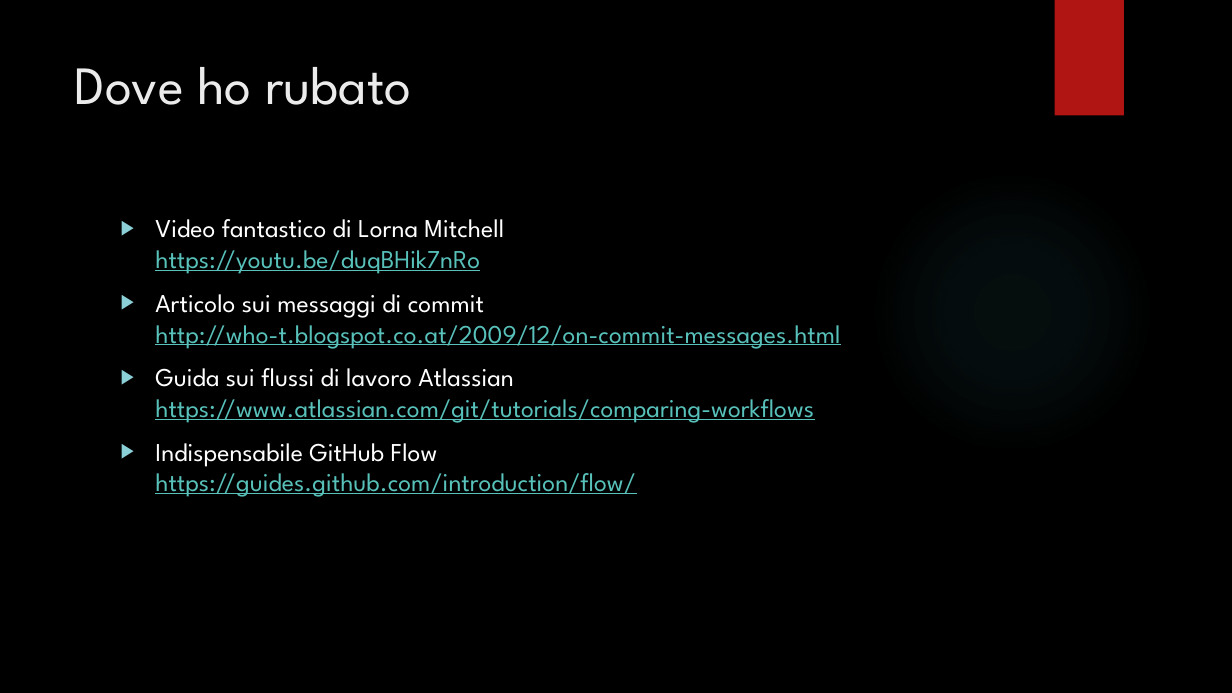
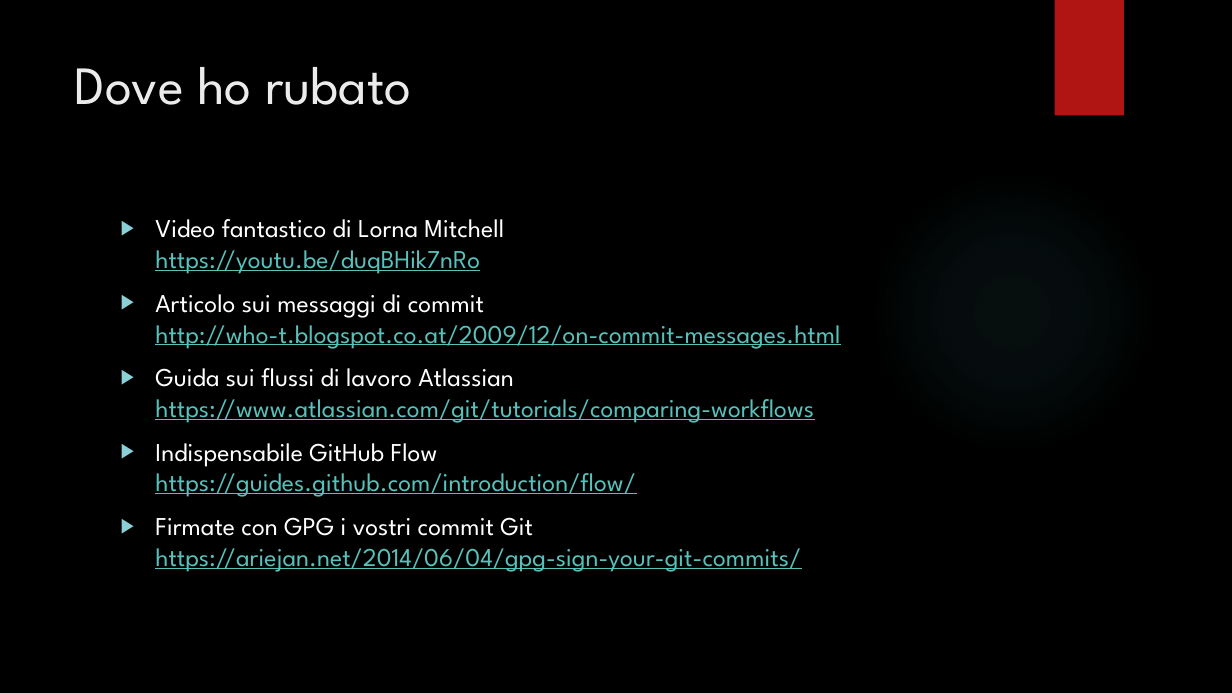
Before and after one commit to giuliocaccin/git-lo-stupido, a slide deck: slide 40 of Git.pptx (slide 20 before the commit). Drawn at 1232x693 pixels with LibreOffice and Linux fonts; fonts in the diff are those of the drawing; background and template pictures are left out. Boxes give left, top, right and bottom in pixels: in the first picture for what was removed or moved away, otherwise in the second. Text is boxed around its words. In the diff, an @@ line names an element or a change of style, - is before the commit and + after.

```diff
--- a/Git.pptx
+++ b/Git.pptx
@@ text at [155,517,801,572]: paragraph added @@
+▶ Firmate con GPG i vostri commit Git
+  https://ariejan.net/2014/06/04/gpg-sign-your-git-commits/
```
Also in this commit, not shown: 11 other slides changed, 21 slides added, 1 slide removed, 12 other files.
